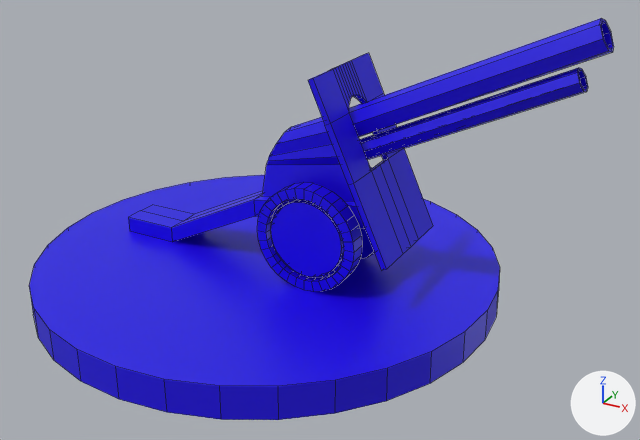
A saved change to the FBX model Assets/Models/Units/artilleryBlue.fbx.
Rendered twice from a 50 mm camera at (1.45, -2.272, 1.362) aimed at (0.225, -0.045, 0.249). The lights are fixed; the arrows at lower right show +X, +Y and +Z. Mesh edges are drawn as thin lines. Where no turn or scale is listed for an object, it has been applied to the vertices.

In view in the first picture: 'artilleryBlue'.
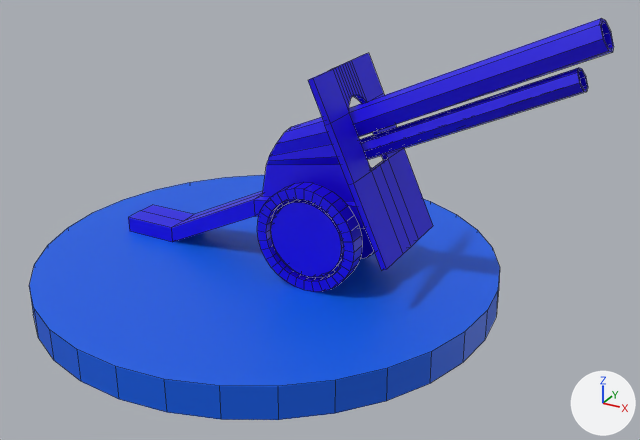
Patch to the scene script:
```diff
--- a/Assets/Models/Units/artilleryBlue.fbx.py
+++ b/Assets/Models/Units/artilleryBlue.fbx.py
@@ mat_basematblue_001 @@
+mat_basematblue_001 = principled_material('baseMatBlue.001')
+mat_basematblue_001.base_color = (0.0, 0.109, 0.799)  # blue #005de7
@@ me_cylinder_002 @@
 me_cylinder_002.from_pydata(...)  # 692 vertices, 570 faces; spans x -0.77..1.03, y -0.77..0.77, z -0.05..0.94
 # used by ob_artilleryblue; location = (0.0, 0.0, 0.0)
+# me_cylinder_002 part 1: all 32 faces centred in x -0.76..0.76, y -0.76..0.76, z 0.0 switch from mat_artillerymatblue (blue #1c00e7) to mat_basematblue_001 (blue #005de7)
+# me_cylinder_002 part 2: all 2 faces centred in x 0.0, y 0.0, z -0.05..0.05 switch from mat_artillerymatblue (blue #1c00e7) to mat_basematblue_001 (blue #005de7)
```

Where the change shows, as pixel boxes [x1, y1, x2, y2] in the pictures (640 x 440 px):
part 1 of me_cylinder_002, recoloured: [29, 288, 499, 420] in both
part 2 of me_cylinder_002, recoloured: [29, 175, 500, 386] in both
